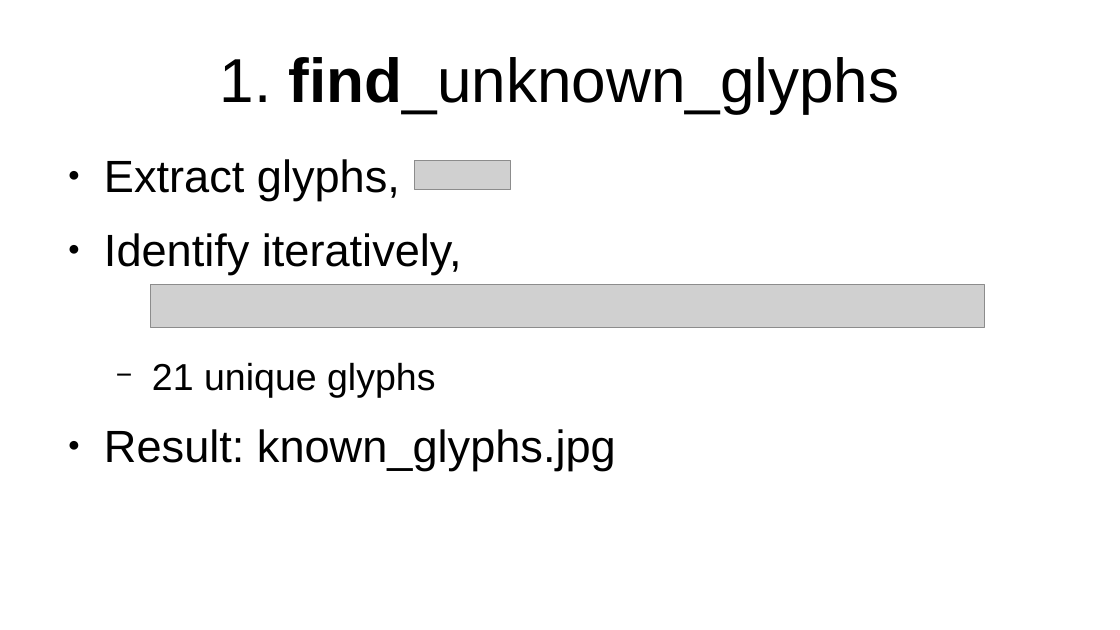
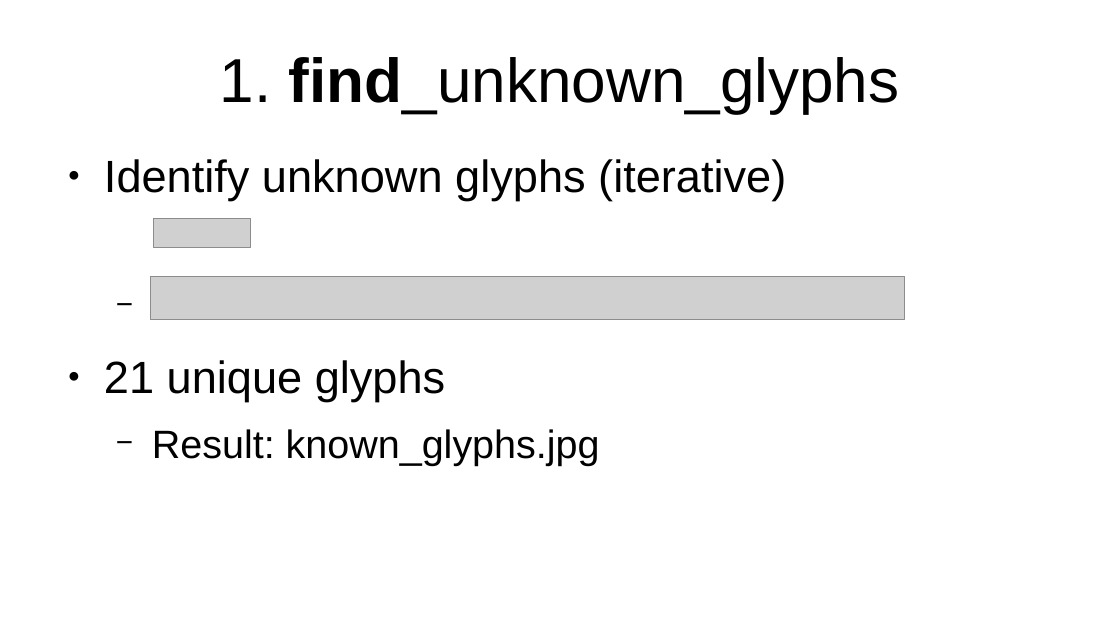
Before and after one commit to wulfgarpro/ancientrunes, a slide deck: slide 5 of lightning_talk/lightning_talk.odp. Drawn at 1120x630 pixels with LibreOffice and Linux fonts; fonts in the diff are those of the drawing; grey boxes stand for pictures. Boxes give left, top, right and bottom in pixels: in the first picture for what was removed or moved away, otherwise in the second. Text is boxed around its words. In the diff, an @@ line names an element or a change of style, - is before the commit and + after.

```diff
--- a/lightning_talk/lightning_talk.odp
+++ b/lightning_talk/lightning_talk.odp
@@ text at (104, 159, 786, 201): text changed @@
-● Extract glyphs,
-● Identify iteratively,
+● Identify unknown glyphs (iterative)
@@ picture: place and size @@
-picture at (415, 161, 511, 190)
+picture at (153, 219, 250, 248)
@@ picture: place and size @@
-picture at (150, 285, 985, 328)
+picture at (150, 276, 905, 320)
@@ text at (104, 360, 600, 465): size 26.6 to 32 pt in "21 unique glyphs"; size 32 to 28 pt in "Result: known_glyphs.jpg"; bullet − to ●; list level 2 to 1 in "21 unique glyphs"; bullet ● to −; list level 1 to 2 in "Result: known_glyphs.jpg" @@
```
Also in this commit, not shown: 6 other slides changed.
